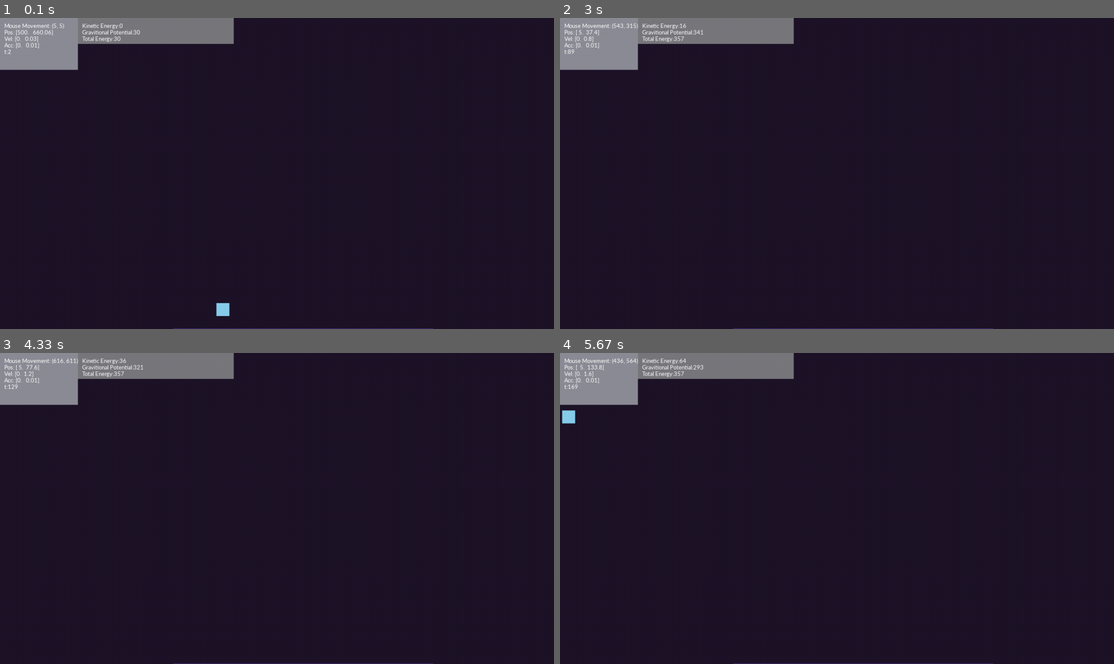
Above: before the commit, frames 1-4 (two rows, left to right).
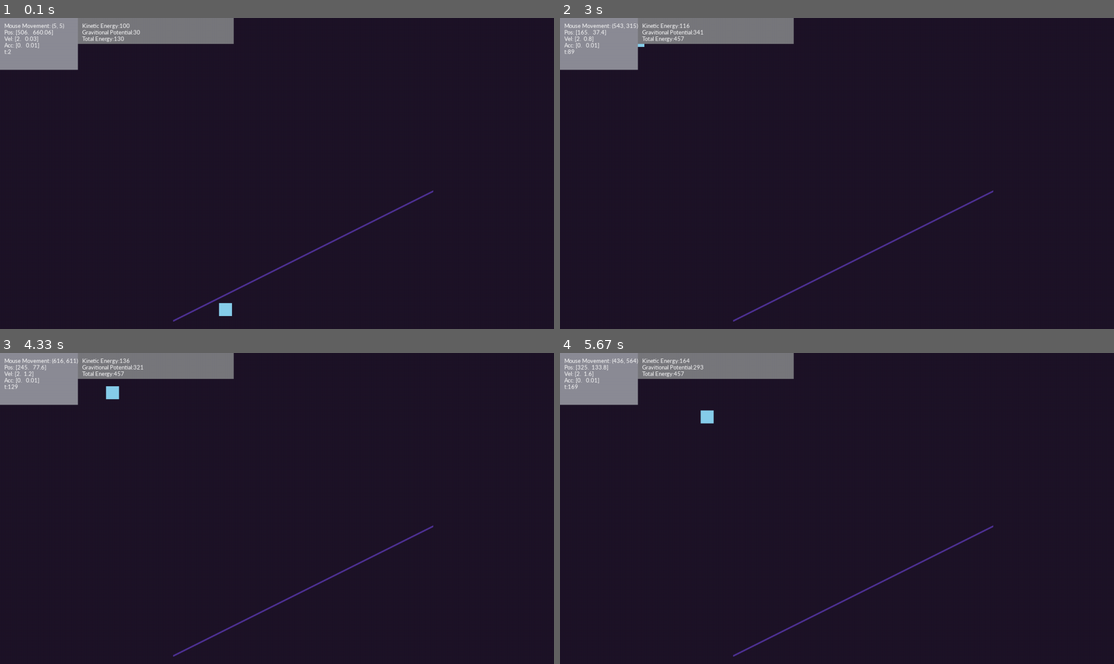
Above: after the commit, the same moments.

Repository: JedSkilling/ProtoRenderer
Game: pygame game, started from Code/Collision Experimentation/main2.py
Same seed, same stepped clock (60 frames per second), same inputs: the game is played once before the commit and once after it.
Inputs (mouse positions are in pixels of both pictures, inside the frame that each line leads up to):
- Up to frame 1 (0.1 s): no input
- Up to frame 2 (3 s): hold R 0.33-0.87 s; move the mouse to (825, 210) at 0.37 s; click (914, 198) at 0.95 s; click (648, 248) at 1.28 s; click (842, 77) at 1.62 s; click (886, 92) at 1.95 s; click (792, 154) at 2.28 s
- Up to frame 3 (4.33 s): click (221, 511) at 3.18 s; click (160, 489) at 3.52 s; click (138, 555) at 3.88 s; click (265, 617) at 4.18 s
- Up to frame 4 (5.67 s): click (947, 471) at 4.52 s; click (643, 536) at 4.85 s; click (720, 514) at 5.18 s; click (748, 595) at 5.52 s

The runs differ from the first frame. In frame 1, 0.5% of the frame differs, in the area x 3-79%, y 1-100%; in frame 2, 0.5%; in frame 3, 0.6%; in frame 4, 0.7%, in the area x 0-79%, y 1-100%.

Commit message:
Work towards instantaneous collision Added some framework for getting parallel and perpedicular components of a vector to another vector

Diff:
--- a/Code/Collision Experimentation/main2.py
+++ b/Code/Collision Experimentation/main2.py
@@ -80,15 +80,30 @@
             self.color = np.array((135, 206, 235))
 
     def actionOnIntersection(self, testLine):
+        if(instantReactionImpulse):
+            self.calcReactionImpulse(testLine)
+        else:
+            self.gradualForceIntersection(testLine)
+
+
+    def gradualForceIntersection(self, testLine):
         self.color = np.array((200, 40, 40))
-
         if(dot(self.vel, testLine.normal) > 0):
-            currentRestitionVal = (1-testLine.D)
+            currentRestitionVal = testLine.restitution
         else:
             currentRestitionVal = 1
 
         self.applyForce(currentRestitionVal * testLine.getForceVector())
         self.vel -= self.acc * currentRestitionVal
+
+    def calcReactionImpulse(self, testLine):
+        relVel = getParallelAndPerpendicular(self.vel, testLine.normal)
+        m1 = relVel[1]*self.mass
+        m2 = 0 #    Lines do not _currently_ move or have a mass
+        mAfter = m1 + m2
+        KE1 = 1/2 * self.mass * relVel[1]**2
+        KE2 = 0
+        KEAfter = self.restitution * (KE1 + KE2)
 
     def getKE(self):
         KE = 1/2 * self.mass * magnitude(self.vel)**2
@@ -99,15 +114,19 @@
         GPE = self.mass * gravityStrength * (screenHeight - self.pos[1])
         return GPE
 
+    def getMomentum(self):
+        momentum = self.mass * magnitude(self.vel)
+        return momentum
+
 
 
 
 class line:
-    def __init__(self, v1, v2, k, D, width = 4 ) -> None: #   v1,v2 are numpy arrays, k is stiffness, D is dampening
+    def __init__(self, v1, v2, stiffness, restitution, width = 4 ) -> None: #   v1,v2 are numpy arrays, restitution is effectively dampening
         self.v1 = v1
         self.v2 = v2
-        self.k = k
-        self.D = D
+        self.stiffness = stiffness
+        self.restitution = restitution
         self.getNormal()
 
         self.color = np.array((80, 50, 150))
@@ -121,11 +140,11 @@
         pygame.draw.line(surface_main, self.color, self.v1, self.v2, self.width)
 
     def getForceVector(self):
-        vector = 30*self.k*self.normal
+        vector = 30*self.stiffness*self.normal
         return vector
 
 
-def rotateByAngle(vector, angle):
+def rotateByAngle(vector, angle):   #    Clockwise
     # Create the rotation matrix
     rotation_matrix = np.array([
         [np.cos(angle), -np.sin(angle)],
@@ -136,6 +155,14 @@
     rotated_vector = np.dot(rotation_matrix, vector)
 
     return rotated_vector
+
+def getParallelAndPerpendicular(v, y):
+    sintheta = dot(normalise(v), y)
+    print(sintheta)
+    parallel = round(magnitude(v) * sintheta, 6)
+    perpendicular = round(magnitude(v) * (math.sqrt(1-sintheta**2)), 6)
+    return np.array((parallel, perpendicular))
+
 
 def setup_ui():
     surface_main.fill(background_color)
@@ -166,7 +193,7 @@
 background_color = np.array((30, 20, 40))
 
 gravityStrength = 0.01
-
+instantReactionImpulse = False
 
 
 pygame.init()
@@ -184,9 +211,9 @@
 
 allLines = []
 
-motionInfo = [np.array((500, 660), float), np.array((0, 0), float),  np.array((0, 0.01), float)]
+motionInfo = [np.array((500, 660), float), np.array((2, 0), float),  np.array((0, 0.01), float)]
 mainBox = box(motionInfo)
-line01 = line(np.array((400, screenHeight)), np.array((1000, screenHeight)), 10, 0.5)
+line01 = line(np.array((400, 700)), np.array((1000, 400)), 10, 1)
 allLines.append(line01)
 
 t=0
@@ -203,7 +230,7 @@
                 running = False
             if event.key == pygame.K_r:
                 mainBox.pos = np.array(mouse, float)
-                mainBox.vel = np.array((0, 0), float)
+                mainBox.vel = np.array((2, 0), float)
 
 
     mainBox.updatePos()
--- a/Code/testing.py
+++ b/Code/testing.py
@@ -1,26 +1,44 @@
+import math
 import numpy as np
-class vector3:
-    def __init__(self, dir) -> None:
+def rotateByAngle(vector, angle):   #    Clockwise
+    # Create the rotation matrix
+    rotation_matrix = np.array([
+        [np.cos(angle), -np.sin(angle)],
+        [np.sin(angle), np.cos(angle)]
+    ])
 
-        self.vec = dir
+    # Rotate the vector
+    rotated_vector = np.dot(rotation_matrix, vector)
 
+    return rotated_vector
 
-    def normalise(self, scale=1):
-        self.vec = scale * (self.vec/self.magnitude())
+def getParallelAndPerpendicular(v, y):
+    sintheta = dot(normalise(v), y)
+    print(sintheta)
+    parallel = round(magnitude(v) * sintheta, 6)
+    perpendicular = round(magnitude(v) * (math.sqrt(1-sintheta**2)), 6)
+    return np.array((parallel, perpendicular))
 
-    def magnitude(self):
-        return sum(self.vec*self.vec)
+def dot(v1, v2):
+    mag = sum(v1*v2)
+    return mag
+def mean3(a, b, c):
+    d = (a+b+c)/3
+    return d
+def normalise(vector, scale=1):
+    if(magnitude(vector) == 0):
+        return vector
+    return scale * (vector/magnitude(vector))
 
-v1 = vector3(np.array((1, 2, 3)))
-print(v1.magnitude())
-v1.normalise()
-print(v1.vec)
+def magnitude(vector):
+    return math.sqrt(sum(vector*vector))
 
 
 
-
-
-
+v1 = np.array((1, 1))
+normal = normalise(np.array((0.1, 1)))
+u1 = getParallelAndPerpendicular(v1, normal)
+print(u1)
 
 
 
